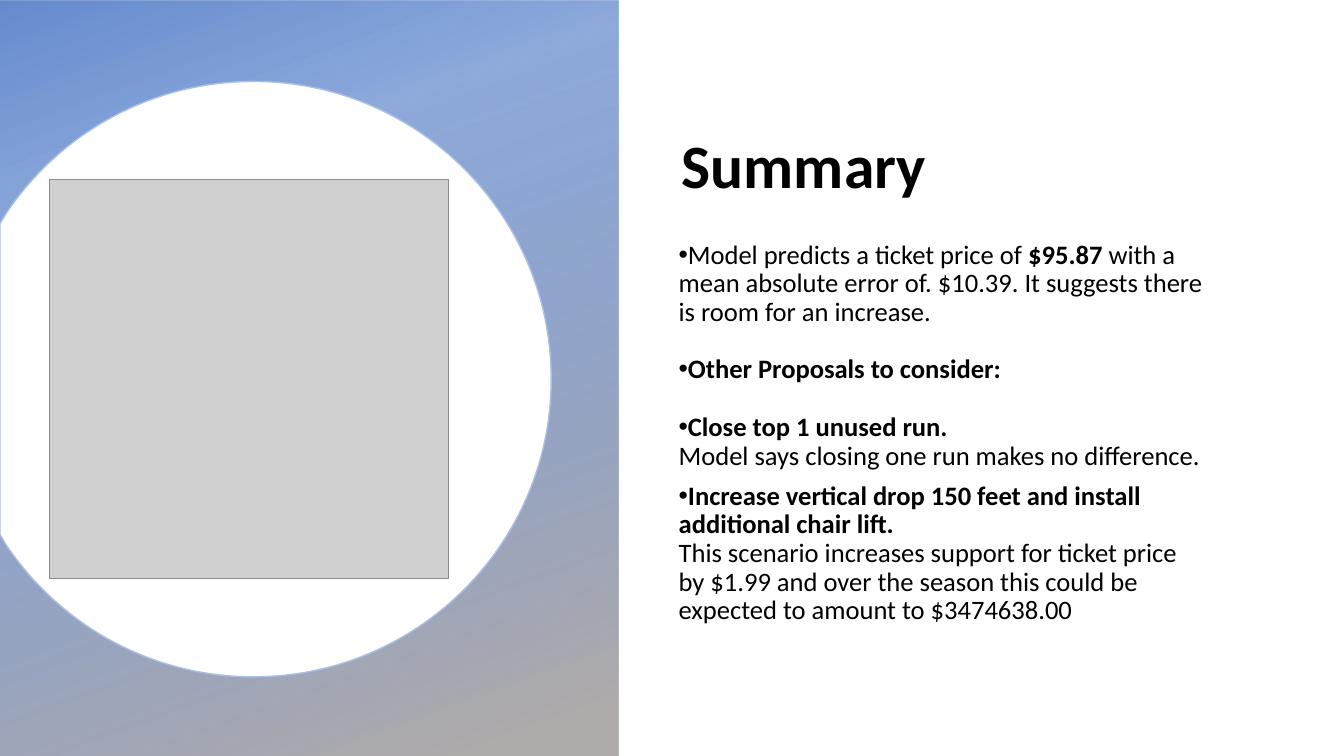
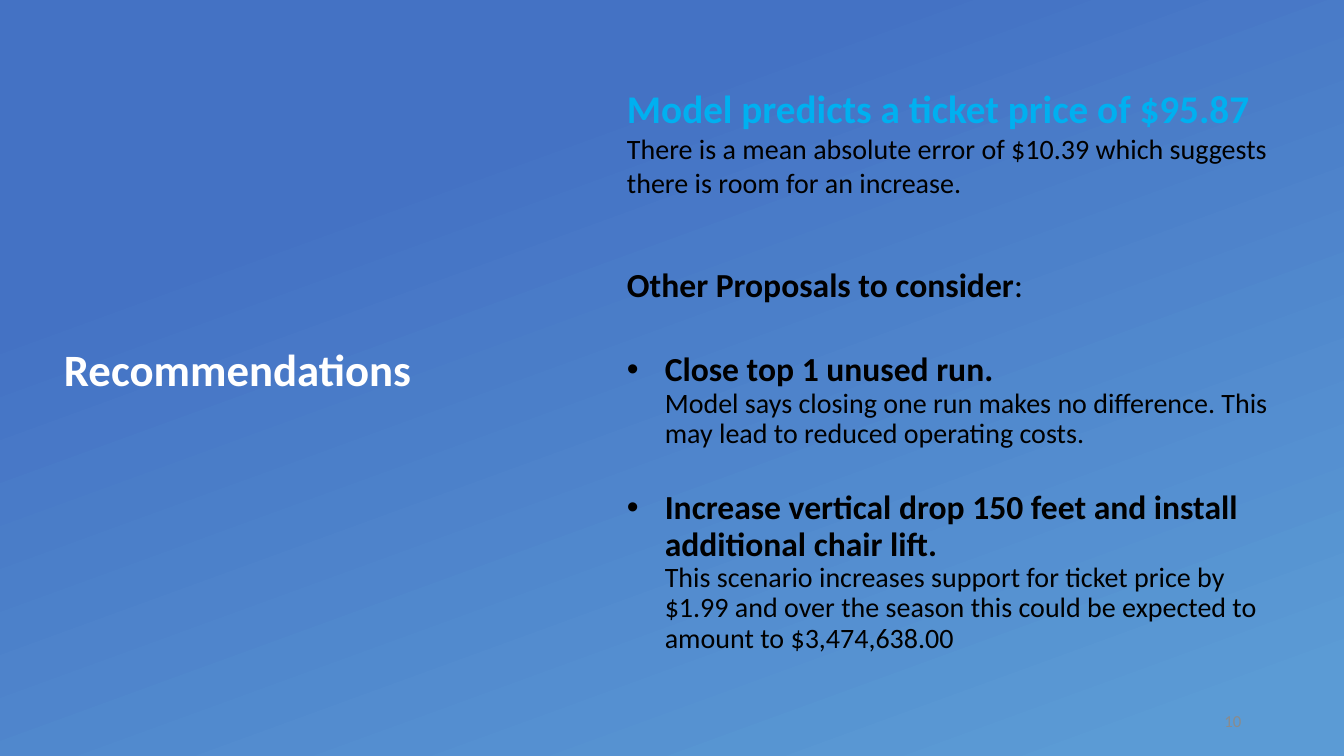
Before and after one commit to ashvar/DataScienceGuidedCapstone, a slide deck: slide 10 of Big Mountain Resort.pptx (slide 8 before the commit). Drawn at 1344x756 pixels with LibreOffice and Linux fonts; fonts in the diff are those of the drawing; grey boxes stand for pictures; background and template pictures are left out. Boxes give left, top, right and bottom in pixels: in the first picture for what was removed or moved away, otherwise in the second. Text is boxed around its words. In the diff, an @@ line names an element or a change of style, - is before the commit and + after.

```diff
--- a/Big Mountain Resort.pptx
+++ b/Big Mountain Resort.pptx
@@ rectangle removed at <box>0,0,619,756</box> @@
@@ rectangle added at <box>0,0,1344,756</box>, fill gradient #4472C4 to #5B9BD5 @@
@@ freeform shape removed at <box>0,82,552,678</box> @@
@@ text "Model predicts a ticket price ...": place and size @@
-text "Model predicts a ticket price ..." at <box>679,245,1202,624</box>
+text "Model predicts a ticket price ..." at <box>627,139,1267,652</box>
@@ text "Model predicts a ticket price ..." at <box>627,139,1267,652</box>: vertical alignment middle to top @@
@@ text at <box>627,139,1267,193</box>: text changed; size 19 to 20 pt @@
-• Model predicts a ticket price of $95.87 with a mean absolute error of. $10.39. It suggests there is room for an increase.
+Model predicts a ticket price of $95.87 There is a mean absolute error of $10.39 which suggests there is room for an increase.
@@ text removed at <box>682,147,926,198</box> @@
-Summary
@@ picture removed at <box>49,179,449,579</box> @@
@@ text at <box>627,273,1023,303</box>: size 19 to 24 pt in "Other Proposals to consider:"; bold off in "consider:"; bullet • to none @@
@@ title added at <box>64,354,411,387</box>, 32 pt, text #FFFFFF, bold @@
+Recommendations
@@ text at <box>665,357,1267,652</box>: text changed; size 19 to 20 pt @@
-• Close top 1 unused run.
-  Model says closing one run makes no difference.
-• Increase vertical drop 150 feet and install additional chair lift.
-  This scenario increases support for ticket price by $1.99 and over the season this could be expected to amount to $3474638.00
+• Close top 1 unused run.
+  Model says closing one run makes no difference. This may lead to reduced operating costs.
+• Increase vertical drop 150 feet and install additional chair lift.
+  This scenario increases support for ticket price by $1.99 and over the season this could be expected to amount to $3,474,638.00
@@ page number added at <box>950,701,1252,741</box>, 12 pt, text #8C8C8C @@
+10
```
Also in this commit, not shown: 7 other slides changed, 2 slides added, 4 other files.
